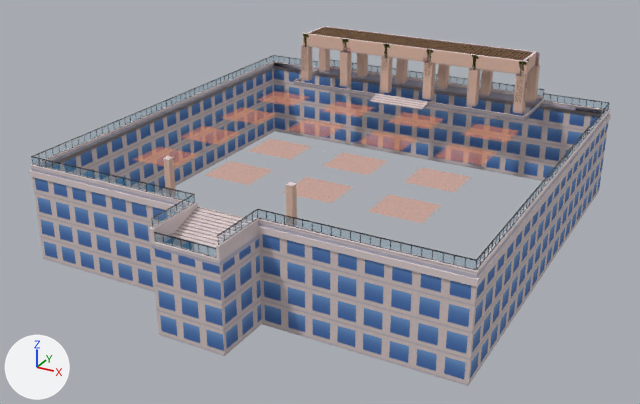
The FBX model assets/map/fbx/Rooftop.fbx, before and after one commit.
Before and after are seen from a 50 mm lens placed at (169.0, -320.0, 131.0), pointed at (-1.0, -11.0, -23.0). Arrows for +X, +Y and +Z are at lower left; the lights stay in place. The picture after the commit comes second. Where no turn or scale is listed for an object, it has been applied to the vertices. Vertices at exactly the same position are counted once.

The older version as bpy lines, for what is in view:
```python
me_pergolamesh_001 = bpy.data.meshes.new('PergolaMesh.001')
me_pergolamesh_001.from_pydata(...)  # 264 vertices, 294 faces; spans x -60.0..60.0, y -82.0..99.0, z 0.0..26.0
me_pergolamesh_001.materials.append(mat_arch)  # picture img_arch_color_png
me_pergolaslatsmesh_001 = bpy.data.meshes.new('PergolaSlatsMesh.001')
me_pergolaslatsmesh_001.from_pydata(...)  # 456 vertices, 456 faces; spans x -57.1..56.1, y 77.6..95.9, z 25.7..26.3
me_pergolaslatsmesh_001.materials.append(mat_arch)  # picture img_arch_color_png
me_towertopmesh_001 = bpy.data.meshes.new('TowerTopMesh.001')
me_towertopmesh_001.from_pydata(...)  # 68 vertices, 124 faces; spans x -95.0..95.0, y -108.0..104.0, z -41.0..-1.0
me_towertopmesh_001.materials.append(mat_arch)  # picture img_arch_color_png
me_vinesmesh_001 = bpy.data.meshes.new('VinesMesh.001')
me_vinesmesh_001.from_pydata(...)  # 136 vertices, 136 faces; spans x -61.0..61.0, y 74.7..85.1, z 7.2..26.5
me_vinesmesh_001.materials.append(mat_foliage)  # picture img_foliage_png
ob_pergola = bpy.data.objects.new('Pergola', me_pergolamesh_001)
ob_pergola.location = (0.0, 0.0, 0.0)
ob_pergolaslats = bpy.data.objects.new('PergolaSlats', me_pergolaslatsmesh_001)
ob_pergolaslats.location = (0.0, 0.0, 0.0)
ob_towertop = bpy.data.objects.new('TowerTop', me_towertopmesh_001)
ob_towertop.location = (0.0, 0.0, 0.0)
ob_vines = bpy.data.objects.new('Vines', me_vinesmesh_001)
ob_vines.location = (0.0, 0.0, 0.0)
# also in view: 'Parapet' at (0.0, -2.0, -1.0); 'Steps' at (0.0, 2.0, -1.0); 'RailingGlass' at (0.0, -2.0, 2.0); 'RailingFrame' at (0.0, -2.0, 2.0)
```
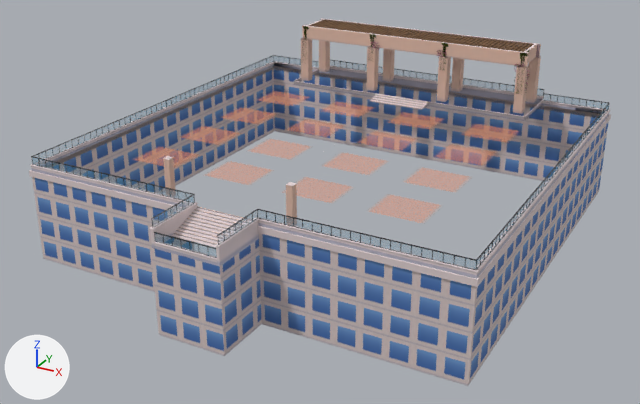
What differs and where, as boxes (x1, y1, x2, y2) in the pictures (640 x 404 px; the box of a moved part takes in the faces that stretch with it):
'Pergola', reshaped
    before: (163, 26, 540, 218)
    after: (163, 18, 541, 218)
'PergolaSlats', moved
    before: (309, 27, 532, 60)
    after: (310, 20, 533, 52)
'Vines', reshaped
    before: (302, 34, 529, 103)
    after: (302, 26, 530, 93)
part 2 of me_vinesmesh_001, moved or reshaped
    before: (303, 34, 309, 47)
    after: (303, 26, 309, 38)
part 3 of me_vinesmesh_001, moved or reshaped
    before: (383, 44, 390, 58)
    after: (370, 34, 376, 47)
part 4 of me_vinesmesh_001, moved or reshaped
    before: (426, 49, 433, 63)
    after: (442, 43, 448, 57)
part 5 of me_vinesmesh_001, moved or reshaped
    before: (519, 61, 527, 74)
    after: (520, 53, 527, 67)
part 6 of me_vinesmesh_001, deleted
    before: (342, 39, 478, 74)
part 7 of me_pergolamesh_001, moved or reshaped
    before: (380, 56, 393, 93)
    after: (366, 47, 379, 91)
part 8 of me_pergolamesh_001, moved or reshaped
    before: (396, 58, 408, 84)
    after: (383, 49, 395, 82)
part 9 of me_pergolamesh_001, moved or reshaped
    before: (422, 62, 436, 100)
    after: (437, 56, 451, 102)
part 10 of me_pergolamesh_001, moved or reshaped
    before: (437, 64, 450, 90)
    after: (451, 58, 464, 92)
part 11 of me_pergolamesh_001, moved or reshaped
    before: (303, 33, 528, 76)
    after: (302, 25, 529, 67)
part 12 of me_pergolamesh_001, moved or reshaped
    before: (321, 26, 540, 66)
    after: (321, 18, 541, 58)
part 13 of me_pergolamesh_001, moved or reshaped
    before: (308, 26, 324, 34)
    after: (306, 19, 325, 26)
part 14 of me_pergolamesh_001, moved or reshaped
    before: (522, 52, 536, 72)
    after: (524, 44, 537, 63)
part 15 of me_pergolamesh_001, deleted
    before: (340, 51, 351, 87)
part 16 of me_pergolamesh_001, deleted (beige)
    before: (466, 68, 481, 107)
part 17 of me_pergolamesh_001, deleted
    before: (357, 53, 368, 78)
part 18 of me_pergolamesh_001, deleted
    before: (480, 70, 493, 96)
part 19 of me_pergolamesh_001, moved or reshaped
    before: (301, 46, 330, 81)
    after: (301, 38, 330, 81)
part 20 of me_pergolamesh_001, moved or reshaped
    before: (513, 65, 540, 114)
    after: (513, 56, 541, 114)

The change, as a list of edits to the scene's bpy script:
```text
Change me_pergolamesh_001:
    remove me_pergolamesh_001.from_pydata(...)  # 264 vertices, 294 faces; spans x -60.0..60.0, y -82.0..99.0, z 0.0..26.0
    add me_pergolamesh_001.from_pydata(...)  # 200 vertices, 230 faces; spans x -60.0..60.0, y -82.0..99.0, z 0.0..30.0
    me_pergolamesh_001 part 7: the loose piece of 16 vertices spanning x -14.0..-9.0, y 75.0..79.0, z 2.0..20.0 is scaled about its middle by (1, 1, 1.22), then moved by (-8.0, 0.0, 2.0)
    me_pergolamesh_001 part 8: the loose piece of 16 vertices spanning x -14.0..-9.0, y 94.0..99.0, z 2.0..20.0 is scaled about its middle by (1, 1, 1.22), then moved by (-8.0, 0.0, 2.0)
    me_pergolamesh_001 part 9: the loose piece of 16 vertices spanning x 9.0..14.0, y 75.0..79.0, z 2.0..20.0 is scaled about its middle by (1, 1, 1.22), then moved by (8.0, 0.0, 2.0)
    me_pergolamesh_001 part 10: the loose piece of 16 vertices spanning x 9.0..14.0, y 94.0..99.0, z 2.0..20.0 is scaled about its middle by (1, 1, 1.22), then moved by (8.0, 0.0, 2.0)
    me_pergolamesh_001 part 11: the loose piece of 8 vertices spanning x -60.0..60.0, y 76.0..78.0, z 20.0..26.0 is moved by (0.0, 0.0, 4.0)
    me_pergolamesh_001 part 12: the loose piece of 8 vertices spanning x -60.0..60.0, y 96.0..97.0, z 20.0..26.0 is moved by (0.0, 0.0, 4.0)
    me_pergolamesh_001 part 13: the loose piece of 8 vertices spanning x -58.0..-57.0, y 78.0..96.0, z 20.0..26.0 is moved by (0.0, 0.0, 4.0)
    me_pergolamesh_001 part 14: the loose piece of 8 vertices spanning x 57.0..58.0, y 78.0..96.0, z 20.0..26.0 is moved by (0.0, 0.0, 4.0)
    me_pergolamesh_001 part 15: the loose piece of 16 vertices spanning x -37.0..-32.0, y 75.0..79.0, z 2.0..20.0 is deleted
    me_pergolamesh_001 part 16: the loose piece of 16 vertices spanning x 32.0..37.0, y 75.0..79.0, z 2.0..20.0 is deleted
    me_pergolamesh_001 part 17: the loose piece of 16 vertices spanning x -37.0..-32.0, y 94.0..99.0, z 2.0..20.0 is deleted
    me_pergolamesh_001 part 18: the loose piece of 16 vertices spanning x 32.0..37.0, y 94.0..99.0, z 2.0..20.0 is deleted
    me_pergolamesh_001 part 19: 16 vertices moved from x -60.0..-55.0, y 75.0..99.0, z 20.0 to x -60.0..-55.0, y 75.0..99.0, z 24.0
    me_pergolamesh_001 part 20: 16 vertices moved from x 55.0..60.0, y 75.0..99.0, z 20.0 to x 55.0..60.0, y 75.0..99.0, z 24.0
    other edits to the shape of me_pergolamesh_001 do not show in these pictures
Change me_vinesmesh_001:
    remove me_vinesmesh_001.from_pydata(...)  # 136 vertices, 136 faces; spans x -61.0..61.0, y 74.7..85.1, z 7.2..26.5
    add me_vinesmesh_001.from_pydata(...)  # 128 vertices, 128 faces; spans x -61.0..62.0, y 74.7..85.1, z 11.2..30.5
    me_vinesmesh_001 part 2: the loose piece of 4 vertices spanning x -61.0..-54.0, y 76.3, z 17.0..26.5 is moved by (0.0, 0.0, 4.0)
    me_vinesmesh_001 part 3: the loose piece of 4 vertices spanning x -15.0..-8.0, y 76.3, z 17.0..26.5 is moved by (-7.7, 0.0, 4.0)
    me_vinesmesh_001 part 4: the loose piece of 4 vertices spanning x 8.0..15.0, y 76.3, z 17.0..26.5 is moved by (7.7, 0.0, 4.0)
    me_vinesmesh_001 part 5: the loose piece of 4 vertices spanning x 54.0..61.0, y 76.3, z 17.0..26.5 is moved by (0.0, 0.0, 4.0)
    me_vinesmesh_001 part 6: 6 loose pieces with 24 vertices, spanning x -38.0..60.3, y 76.3, z 9.0..26.5, are deleted
    other edits to the shape of me_vinesmesh_001 do not show in these pictures
Change me_pergolaslatsmesh_001:
    remove me_pergolaslatsmesh_001.from_pydata(...)  # 456 vertices, 456 faces; spans x -57.1..56.1, y 77.6..95.9, z 25.7..26.3
    add me_pergolaslatsmesh_001.from_pydata(...)  # 456 vertices, 456 faces; spans x -57.1..56.1, y 77.6..95.9, z 29.7..30.3
    me_pergolaslatsmesh_001 part 1: the whole mesh is moved by (0.0, 0.0, 4.0)
```
